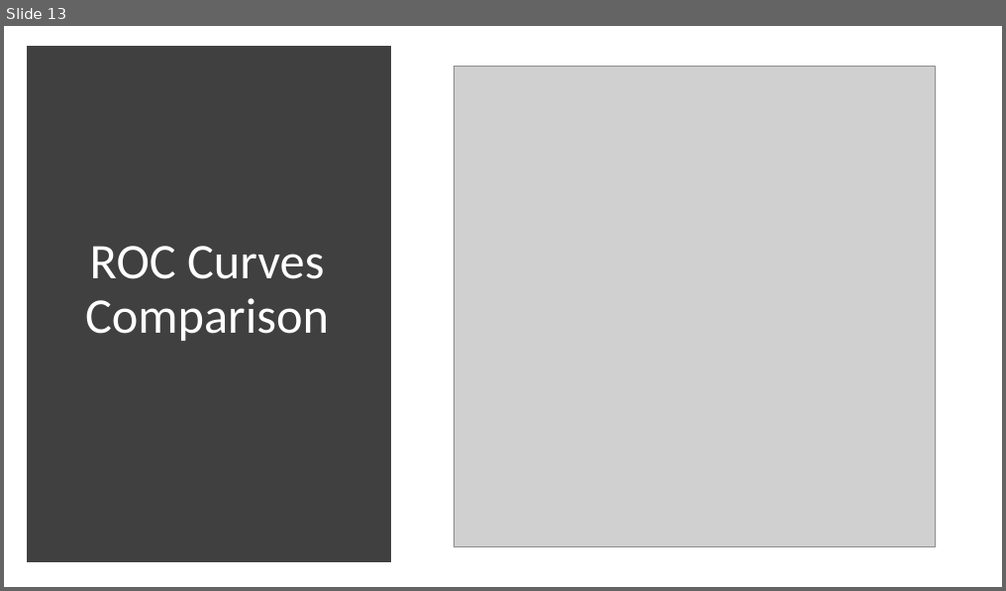
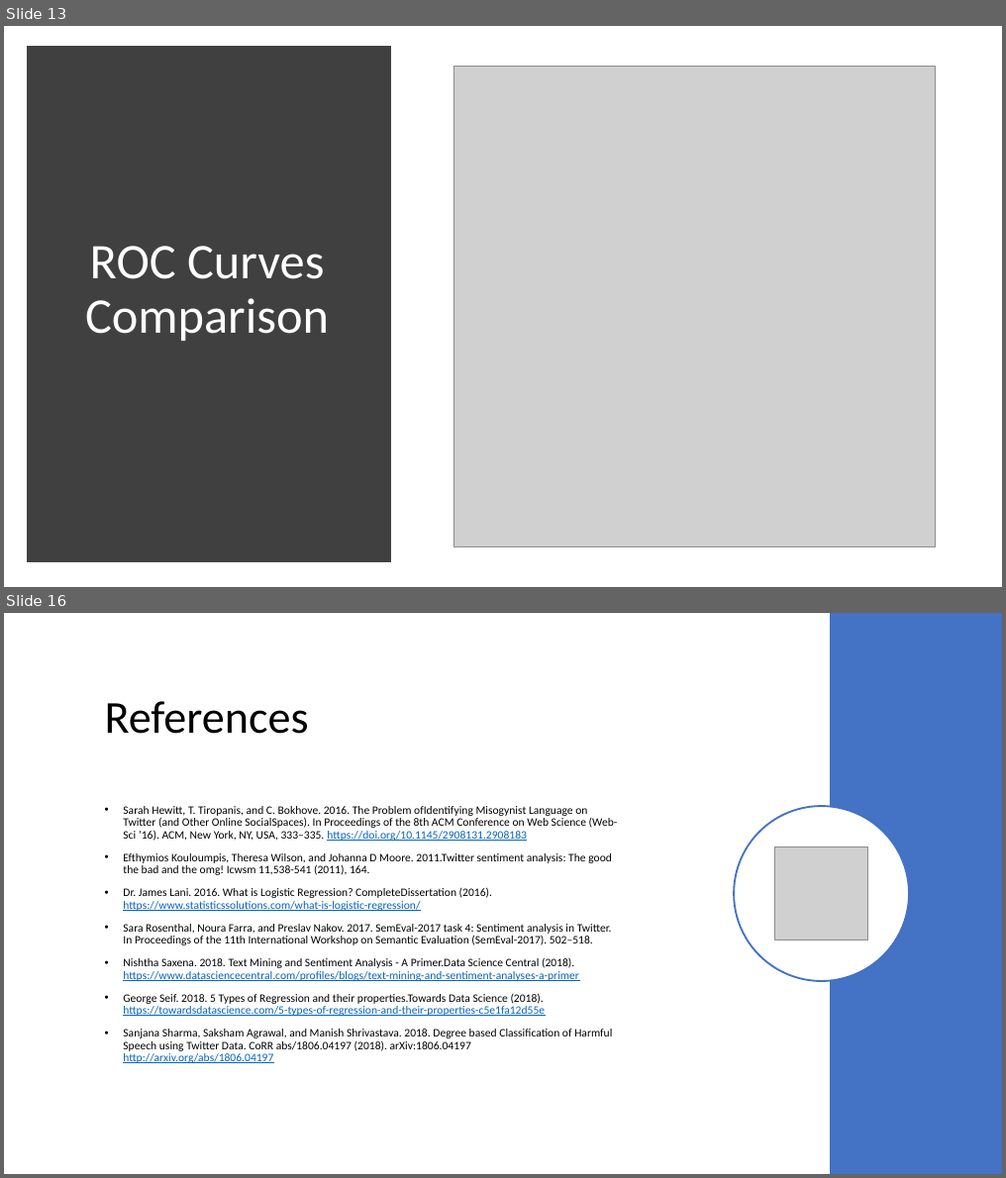
Before and after one commit to Mastersz/Proyecto_Mineria, a slide deck: Data_Mining.pptx. Shown one above the other, each under a label of ours: slide 13 before the commit, slides 13 and 16 after it; the slides between them are not shown. The pictures are 1006x591 and 1006x1178 pixels, drawn with LibreOffice and Linux fonts; fonts in the diff are those of the drawing; grey boxes stand for pictures. Boxes give left, top, right and bottom in pixels: in the first picture for what was removed or moved away, otherwise in the second. Text is boxed around its words. In the diff, an @@ line names an element or a change of style, - is before the commit and + after.

Commit message:
añadido referencias en las diapositivas

```diff
--- a/Data_Mining.pptx
+++ b/Data_Mining.pptx
@@ slide 16 added at (4,613,1002,1174), background #FFFFFF @@
@@ rectangle added at (830,613,1002,1174), fill #4472C4 @@
@@ title added at (105,701,309,734), 44 pt, text #000000 @@
+References
@@ text added at (123,806,618,1063), 11 pt, text #000000 @@
+• Sarah Hewitt, T. Tiropanis, and C. Bokhove. 2016. The Problem ofIdentifying Misogynist Language on Twitter (and Other Online SocialSpaces). In Proceedings of the 8th ACM Conference on Web Science (Web-Sci ’16). ACM, New York, NY, USA, 333–335. https://doi.org/10.1145/2908131.2908183
+• Efthymios Kouloumpis, Theresa Wilson, and Johanna D Moore. 2011.Twitter sentiment analysis: The good the bad and the omg! Icwsm 11,538-541 (2011), 164.
+• Dr. James Lani. 2016. What is Logistic Regression? CompleteDissertation (2016). https://www.statisticssolutions.com/what-is-logistic-regression/
+• Sara Rosenthal, Noura Farra, and Preslav Nakov. 2017. SemEval-2017 task 4: Sentiment analysis in Twitter. In Proceedings of the 11th International Workshop on Semantic Evaluation (SemEval-2017). 502–518.
+• Nishtha Saxena. 2018. Text Mining and Sentiment Analysis - A Primer.Data Science Central (2018). https://www.datasciencecentral.com/profiles/blogs/text-mining-and-sentiment-analyses-a-primer
+• George Seif. 2018. 5 Types of Regression and their properties.Towards Data Science (2018). https://towardsdatascience.com/5-types-of-regression-and-their-properties-c5e1fa12d55e
+• Sanjana Sharma, Saksham Agrawal, and Manish Shrivastava. 2018. Degree based Classification of Harmful Speech using Twitter Data. CoRR abs/1806.04197 (2018). arXiv:1806.04197 http://arxiv.org/abs/1806.04197
@@ ellipse added at (734,806,909,981), fill #FFFFFF, outline #4472C4 1.75 pt @@
@@ picture added at (775,848,868,941) @@
```
